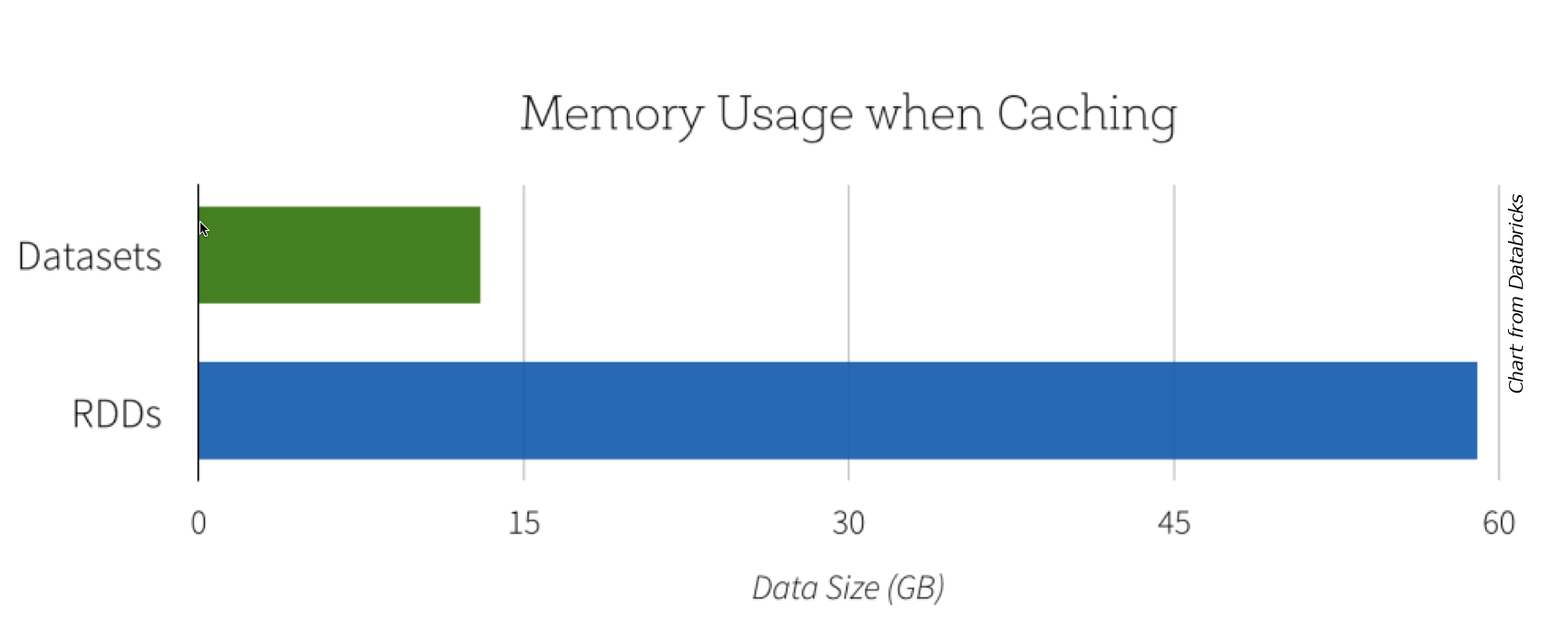
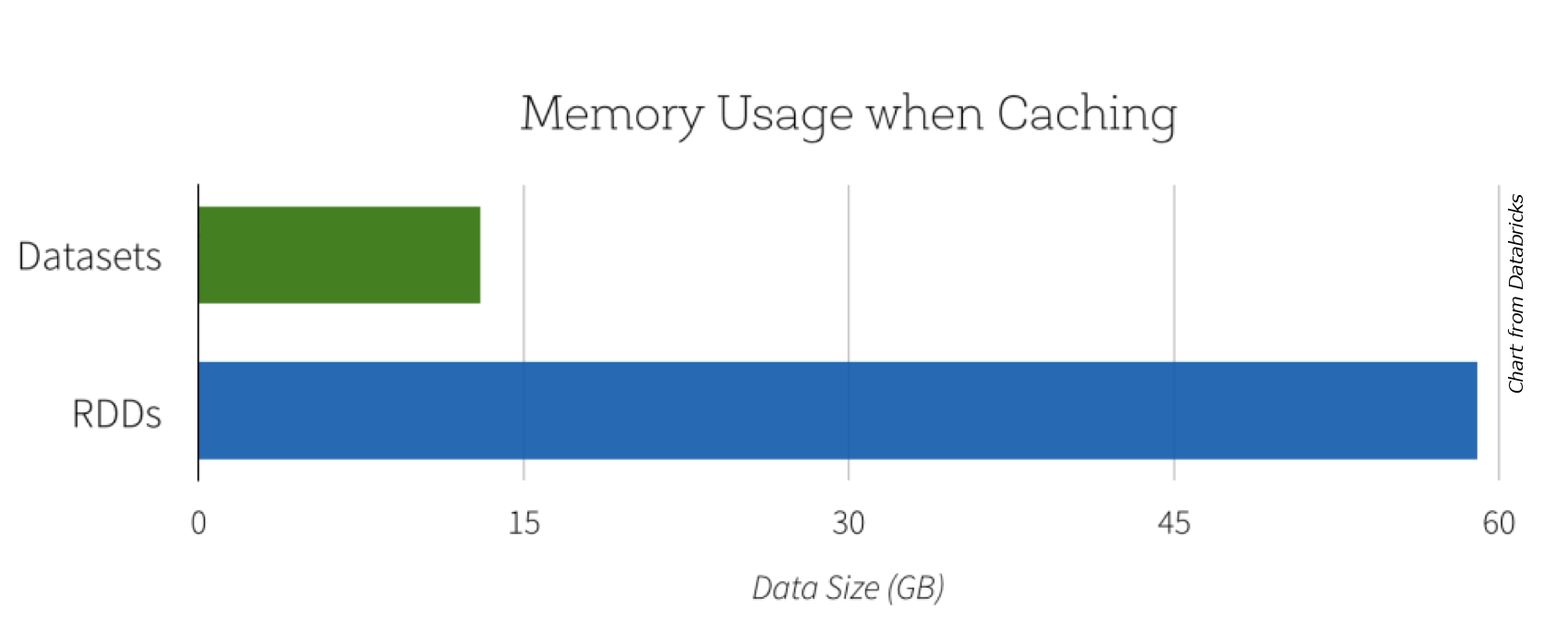
Layers edited between the first and the second 1568 × 633 image:
painted on "datasets-caching.png" over [199, 219, 212, 240]
